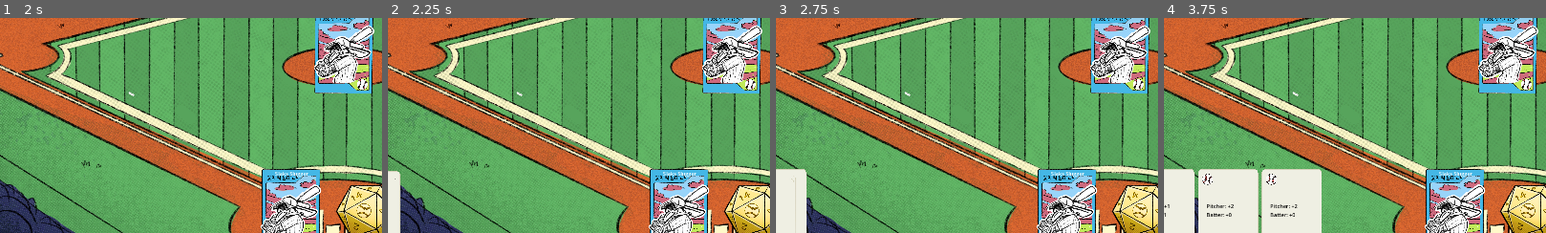
Above: before the commit, frames 1-4 (left to right).
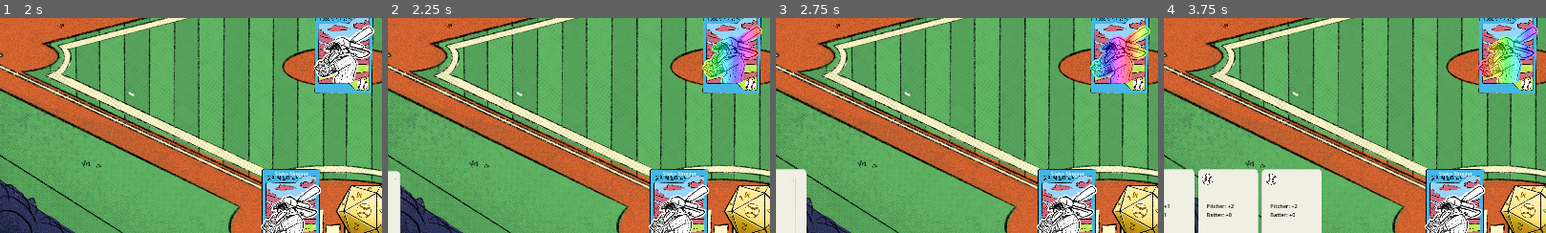
Above: after the commit, the same moments.

Repository: Zami77/MonsterModeBaseball
Game: Godot game, scene res://src/managers/game_manager/GameManager.tscn
Two runs of this game, one before a commit and one after it. Both use one fixed random seed, a clock stepped at 60 frames per second and the inputs below. Sound files missing from this copy of the repository are replaced by a short silence.
Inputs (mouse positions are % of the whole screen's width and height, from its top left):
- Up to frame 1 (2 s): move the mouse to (72, 45) at 0.52 s; press the mouse at (72, 45) at 0.53 s; release the mouse at (72, 45) at 1.25 s; click "Play Game" at 1.25 s
- Up to frame 2 (2.25 s): click "Monster Mode" at 2 s
- Up to frame 3 (2.75 s): no input
- Up to frame 4 (3.75 s): click "Monster Mode" at 2.75 s; click "Monster Mode" at 3.5 s
The pictures show only the part of the screen within x 6-56%, y 44-94%; the shares and areas given below are measured in that part.

Frame 1 is identical in both runs. In frame 2, 2.3% of the frame differs, in the area x 82-98%, y 3-31%; in frame 3, 2.3%; in frame 4, 2.3%.

Commit message:
rainbow shader for monster mode

Diff:
--- a/src/managers/match_manager/MatchManager.gd
+++ b/src/managers/match_manager/MatchManager.gd
@@ -289,6 +289,11 @@
 func _setup_monster_mode() -> void:
 	print("Monster Mode: %s" % [is_monster_mode])
 
+	if inning.current_frame == InningFrame.TOP:
+		pitcher.monster_card.toggle_monster_mode(is_monster_mode)
+	else:
+		batter.monster_card.toggle_monster_mode(is_monster_mode)
+
 func _move_monsters_to_dug_out() -> void:
 	var monsters_to_remove = []
 	for child in get_children():
--- a/src/monster_cards/MonsterCard.gd
+++ b/src/monster_cards/MonsterCard.gd
@@ -13,6 +13,7 @@
 @onready var monster_art: TextureRect = $MonsterArt
 @onready var monster_name_label: Label = $MonsterNameLabel
 @onready var animation_player: AnimationPlayer = $AnimationPlayer
+@onready var shader_animation_player: AnimationPlayer = $ShaderAnimationPlayer
 @onready var selectable_area: Area2D = $SelectableArea
 @onready var result_card_panel: ResultCardPanel = $ResultCardPanel
 
@@ -104,6 +105,12 @@
 	push_error("SwingResult not found in %s result card" % [CardState.keys()[card_state]])
 	return SwingResult.STRIKE_OUT
 
+func toggle_monster_mode(is_monster_mode: bool) -> void:
+	if is_monster_mode:
+		shader_animation_player.play("monster_mode_on")
+	else:
+		shader_animation_player.play("monster_mode_off")
+
 func _on_selectable_area_mouse_entered() -> void:
 	var result_card = bat_result_card
 
--- a/src/monster_cards/MonsterCard.tscn
+++ b/src/monster_cards/MonsterCard.tscn
@@ -1,9 +1,13 @@
-[gd_scene load_steps=9 format=3 uid="uid://bk8sldh8eka1f"]
+[gd_scene load_steps=14 format=3 uid="uid://bk8sldh8eka1f"]
 
 [ext_resource type="Script" path="res://src/monster_cards/MonsterCard.gd" id="1_es3ja"]
 [ext_resource type="Texture2D" uid="uid://dwcqg0d7ohmp8" path="res://src/monster_cards/card_frame_prototype.PNG" id="2_edprv"]
 [ext_resource type="Theme" uid="uid://gns8b3cfwrab" path="res://src/ui/themes/default_theme.tres" id="2_v2dwo"]
+[ext_resource type="Shader" path="res://src/monster_cards/Rainbow.gdshader" id="3_fissn"]
 [ext_resource type="PackedScene" uid="uid://cpujlqao62tq7" path="res://src/ui/result_card_panel/ResultCardPanel.tscn" id="4_4m5pw"]
+
+[sub_resource type="ShaderMaterial" id="ShaderMaterial_nrnq2"]
+resource_local_to_scene = true
 
 [sub_resource type="Animation" id="Animation_6ku2n"]
 resource_name = "monster_art_idle"
@@ -47,6 +51,44 @@
 [sub_resource type="RectangleShape2D" id="RectangleShape2D_kdypg"]
 size = Vector2(192, 256)
 
+[sub_resource type="Animation" id="Animation_0uhuo"]
+resource_name = "monster_mode_on"
+length = 0.1
+tracks/0/type = "value"
+tracks/0/imported = false
+tracks/0/enabled = true
+tracks/0/path = NodePath("MonsterArt:material:shader")
+tracks/0/interp = 1
+tracks/0/loop_wrap = true
+tracks/0/keys = {
+"times": PackedFloat32Array(0),
+"transitions": PackedFloat32Array(1),
+"update": 1,
+"values": [ExtResource("3_fissn")]
+}
+
+[sub_resource type="Animation" id="Animation_3elqv"]
+resource_name = "monster_mode_off"
+length = 0.1
+tracks/0/type = "value"
+tracks/0/imported = false
+tracks/0/enabled = true
+tracks/0/path = NodePath("MonsterArt:material:shader")
+tracks/0/interp = 1
+tracks/0/loop_wrap = true
+tracks/0/keys = {
+"times": PackedFloat32Array(0),
+"transitions": PackedFloat32Array(1),
+"update": 1,
+"values": [null]
+}
+
+[sub_resource type="AnimationLibrary" id="AnimationLibrary_7k84p"]
+_data = {
+"monster_mode_off": SubResource("Animation_3elqv"),
+"monster_mode_on": SubResource("Animation_0uhuo")
+}
+
 [node name="MonsterCard" type="Node2D"]
 script = ExtResource("1_es3ja")
 
@@ -58,6 +100,7 @@
 stretch_mode = 5
 
 [node name="MonsterArt" type="TextureRect" parent="."]
+material = SubResource("ShaderMaterial_nrnq2")
 offset_right = 192.0
 offset_bottom = 256.0
 expand_mode = 1
@@ -83,3 +126,8 @@
 
 [node name="ResultCardPanel" parent="." instance=ExtResource("4_4m5pw")]
 visible = false
+
+[node name="ShaderAnimationPlayer" type="AnimationPlayer" parent="."]
+libraries = {
+"": SubResource("AnimationLibrary_7k84p")
+}
--- /dev/null
+++ b/src/monster_cards/Rainbow.gdshader
@@ -0,0 +1,30 @@
+// HSV to RBG from https://www.rapidtables.com/convert/color/hsv-to-rgb.html
+// Rotation matrix from https://en.wikipedia.org/wiki/Rotation_matrix
+
+shader_type canvas_item;
+
+uniform float strength: hint_range(0., 1.) = 0.5;
+uniform float speed: hint_range(0., 10.) = 0.5;
+uniform float angle: hint_range(0., 360.) = 0.;
+
+void fragment() {
+	float hue = UV.x * cos(radians(angle)) - UV.y * sin(radians(angle));
+	hue = fract(hue + fract(TIME  * speed));
+	float x = 1. - abs(mod(hue / (1./ 6.), 2.) - 1.);
+	vec3 rainbow;
+	if(hue < 1./6.){
+		rainbow = vec3(1., x, 0.);
+	} else if (hue < 1./3.) {
+		rainbow = vec3(x, 1., 0);
+	} else if (hue < 0.5) {
+		rainbow = vec3(0, 1., x);
+	} else if (hue < 2./3.) {
+		rainbow = vec3(0., x, 1.);
+	} else if (hue < 5./6.) {
+		rainbow = vec3(x, 0., 1.);
+	} else {
+		rainbow = vec3(1., 0., x);
+	}
+	vec4 color = texture(TEXTURE, UV);
+	COLOR = mix(color, vec4(rainbow, color.a), strength);
+}
Not shown, changed: README.md
